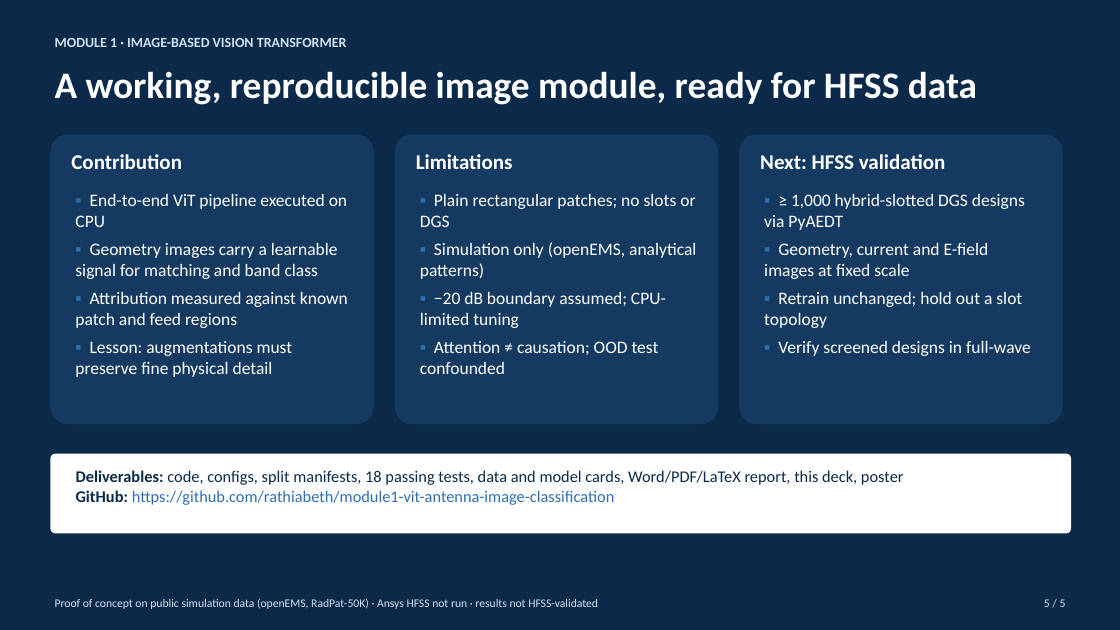
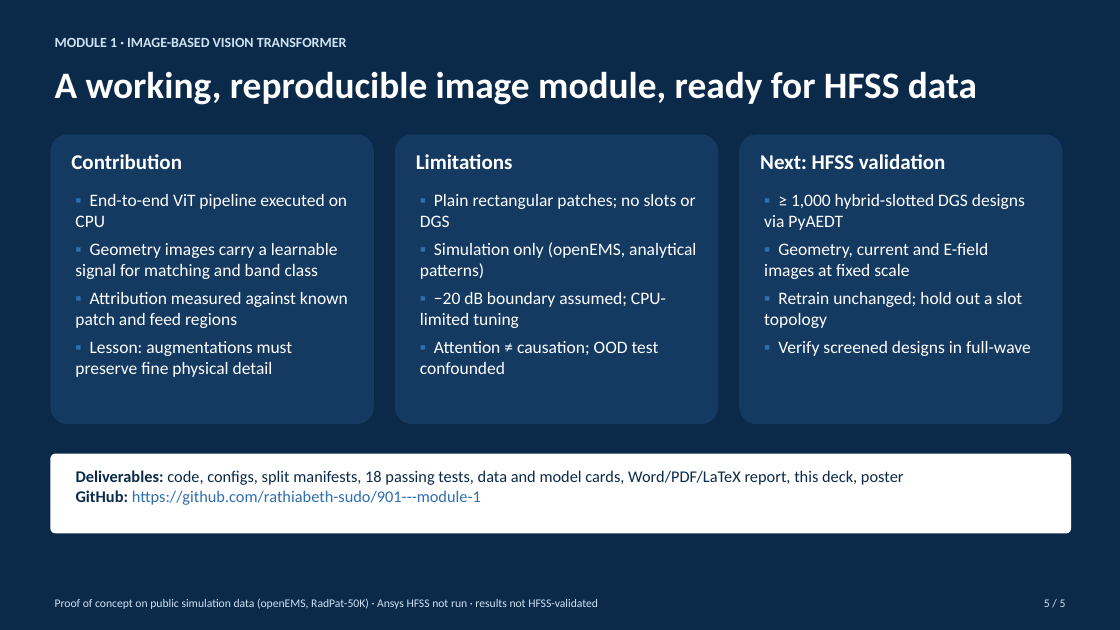
Before and after one commit to rathiabeth-sudo/901---module-1, a slide deck: slide 5 of presentations/module1_presentation.pptx. Drawn at 1120x630 pixels with LibreOffice and Linux fonts; fonts in the diff are those of the drawing. Boxes give left, top, right and bottom in pixels: in the first picture for what was removed or moved away, otherwise in the second. Text is boxed around its words. In the diff, an @@ line names an element or a change of style, - is before the commit and + after.

```diff
--- a/presentations/module1_presentation.pptx
+++ b/presentations/module1_presentation.pptx
@@ text at bbox=[76, 490, 481, 505]: text changed @@
-GitHub: https://github.com/rathiabeth/module1-vit-antenna-image-classification
+GitHub: https://github.com/rathiabeth-sudo/901---module-1
```
Also in this commit, not shown: 9 other files.
